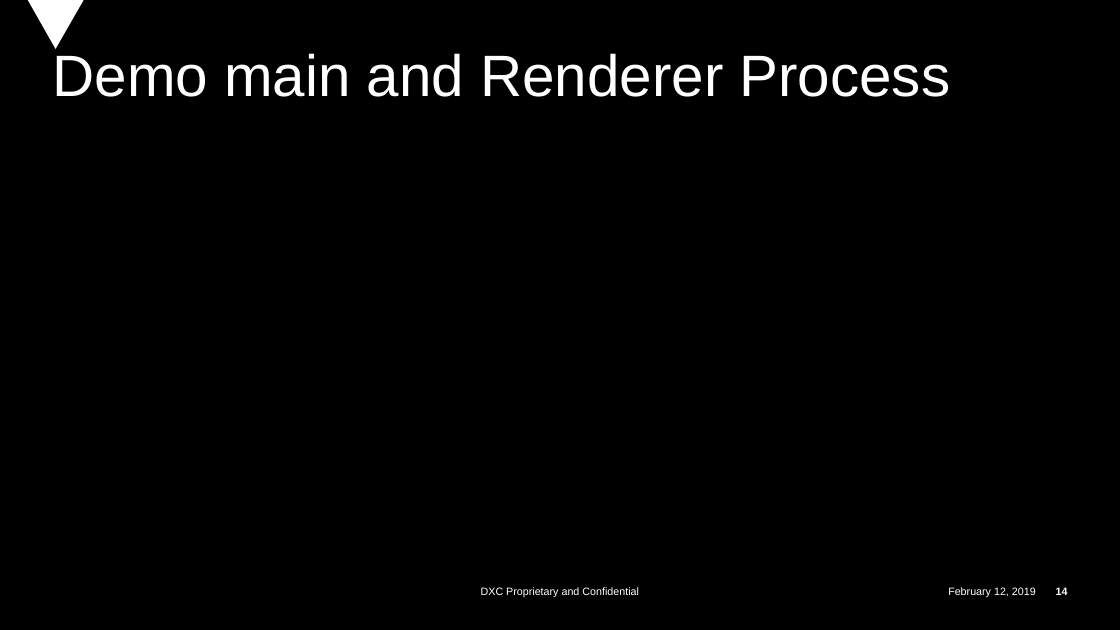
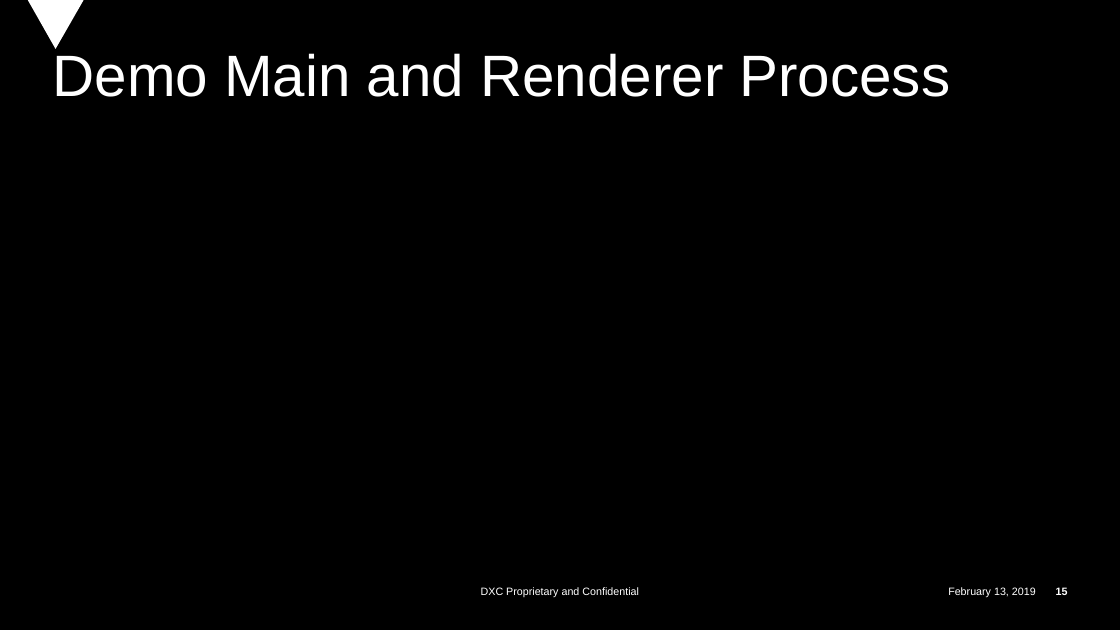
Before and after one commit to trtquan/electron, a slide deck: slide 15 of Electron.pptx (slide 14 before the commit). Drawn at 1120x630 pixels with LibreOffice and Linux fonts; fonts in the diff are those of the drawing; background and template pictures are left out. Boxes give left, top, right and bottom in pixels: in the first picture for what was removed or moved away, otherwise in the second. Text is boxed around its words. In the diff, an @@ line names an element or a change of style, - is before the commit and + after.

Commit message:
update demo

```diff
--- a/Electron.pptx
+++ b/Electron.pptx
@@ title at [52,53,951,97]: text changed @@
-Demo main and Renderer Process
+Demo Main and Renderer Process
@@ page number at [1056,587,1068,595]: text changed @@
-14
+15
```
Also in this commit, not shown: 15 other slides changed, 3 slides added, 16 other files.
